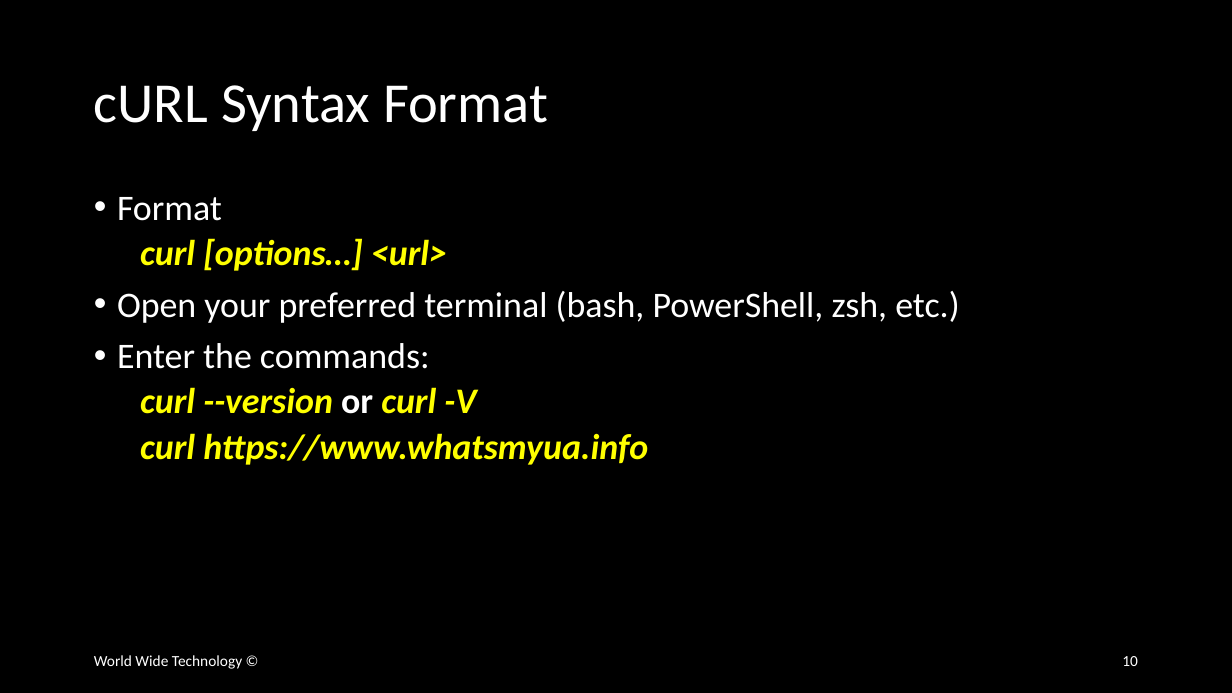
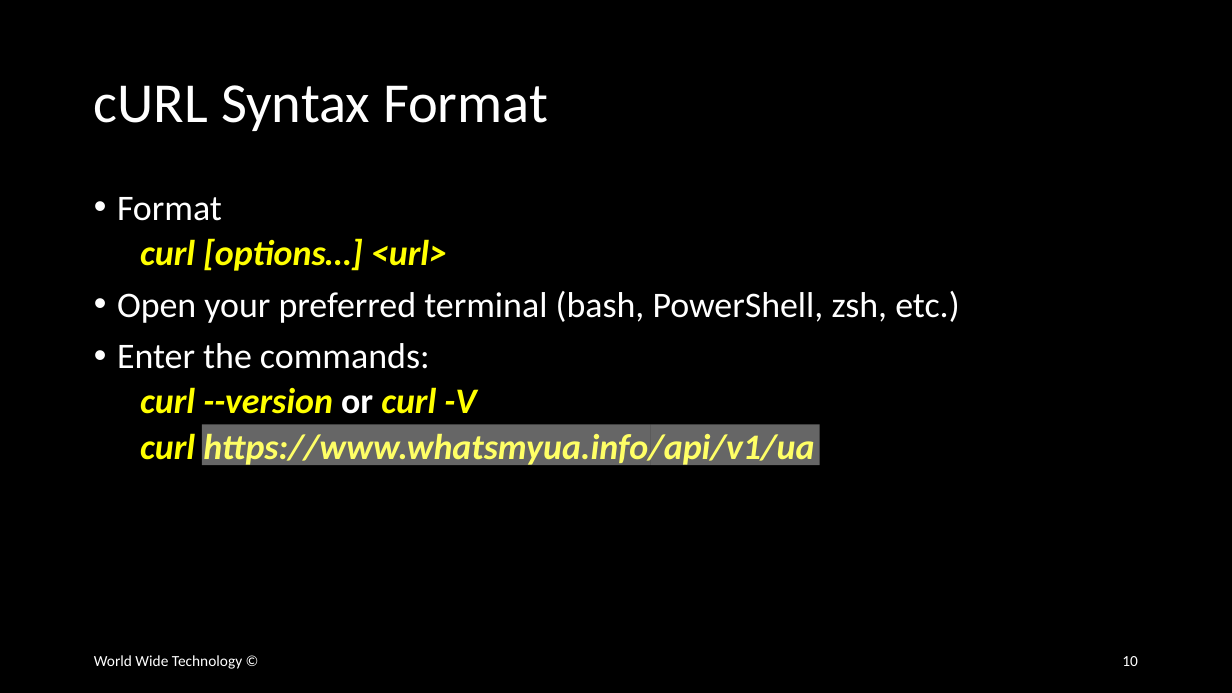
Before and after one commit to wwt/curl-requests-foundations, a slide deck: slide 10 of curl-requests-foundations.pptx. Drawn at 1232x693 pixels with LibreOffice and Linux fonts; fonts in the diff are those of the drawing. Boxes give left, top, right and bottom in pixels: in the first picture for what was removed or moved away, otherwise in the second. Text is boxed around its words. In the diff, an @@ line names an element or a change of style, - is before the commit and + after.

```diff
--- a/curl-requests-foundations.pptx
+++ b/curl-requests-foundations.pptx
@@ text at [140,433,814,468]: text changed @@
-  curl https://www.whatsmyua.info
+  curl https://www.whatsmyua.info/api/v1/ua
@@ rectangle added at [202,424,651,465], fill #FFFFFF at 40% opacity @@
@@ rectangle added at [651,424,820,465], fill #FFFFFF at 40% opacity @@
```
Also in this commit, not shown: 3 slides added.
